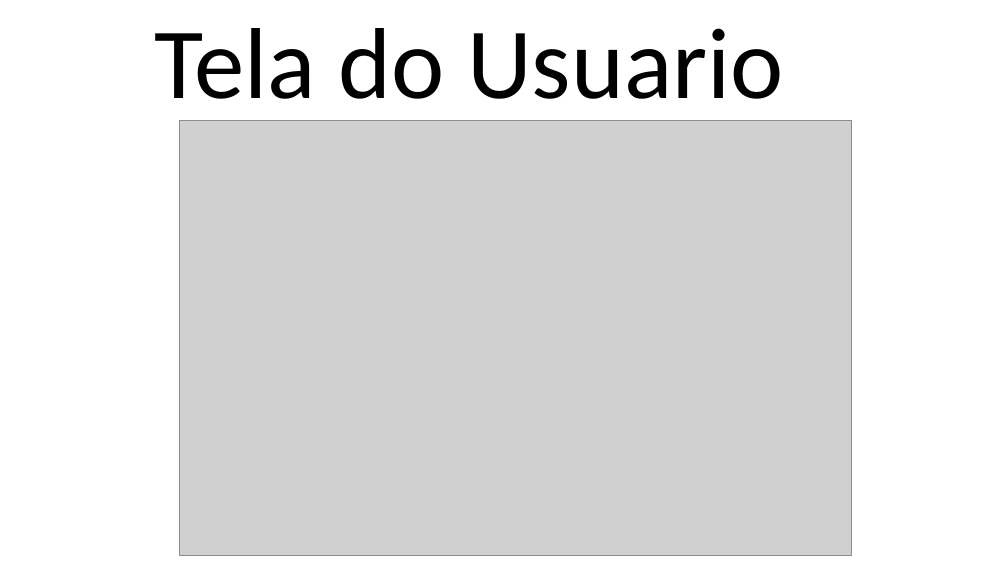
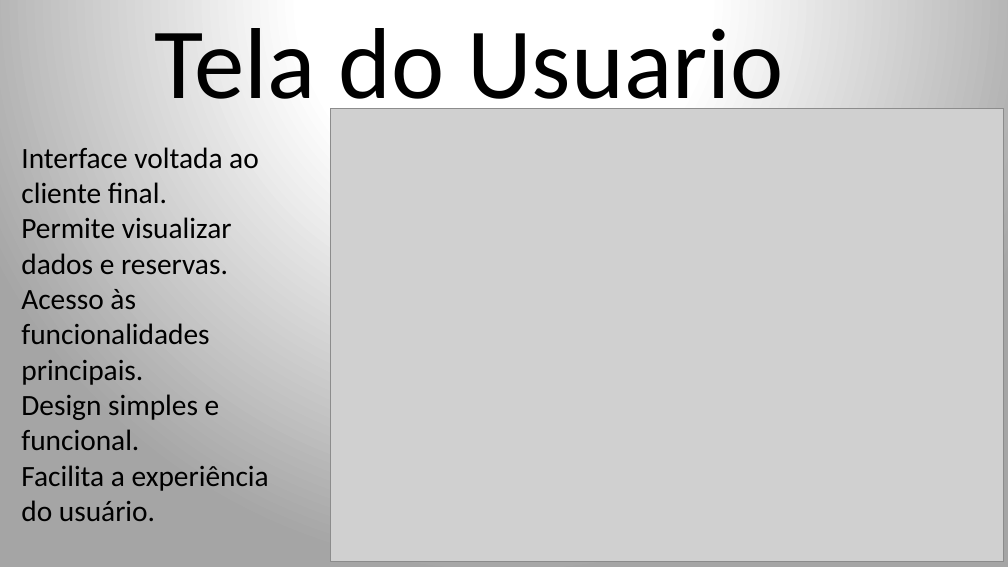
Before and after one commit to NapoleaoJunior/projeto_integrador_mobilidade, a slide deck: slide 14 of apresentacao final/Projeto integrador (Atualizado).pptx. Drawn at 1008x567 pixels with LibreOffice and Linux fonts; fonts in the diff are those of the drawing; grey boxes stand for pictures. Boxes give left, top, right and bottom in pixels: in the first picture for what was removed or moved away, otherwise in the second. Text is boxed around its words. In the diff, an @@ line names an element or a change of style, - is before the commit and + after.

```diff
--- a/apresentacao final/Projeto integrador (Atualizado).pptx
+++ b/apresentacao final/Projeto integrador (Atualizado).pptx
@@ background #FFFFFF to gradient #FFFFFF to #A5A5A5 @@
@@ picture: place and size @@
-picture at [179,121,851,556]
+picture at [330,108,1003,562]
@@ text added at [21,147,269,521], 28 pt, text #000000 @@
+Interface voltada ao cliente final.
+Permite visualizar dados e reservas.
+Acesso às funcionalidades principais.
+Design simples e funcional.
+Facilita a experiência do usuário.
```
Also in this commit, not shown: 19 other slides changed, 3 slides added, 3 slides removed.
